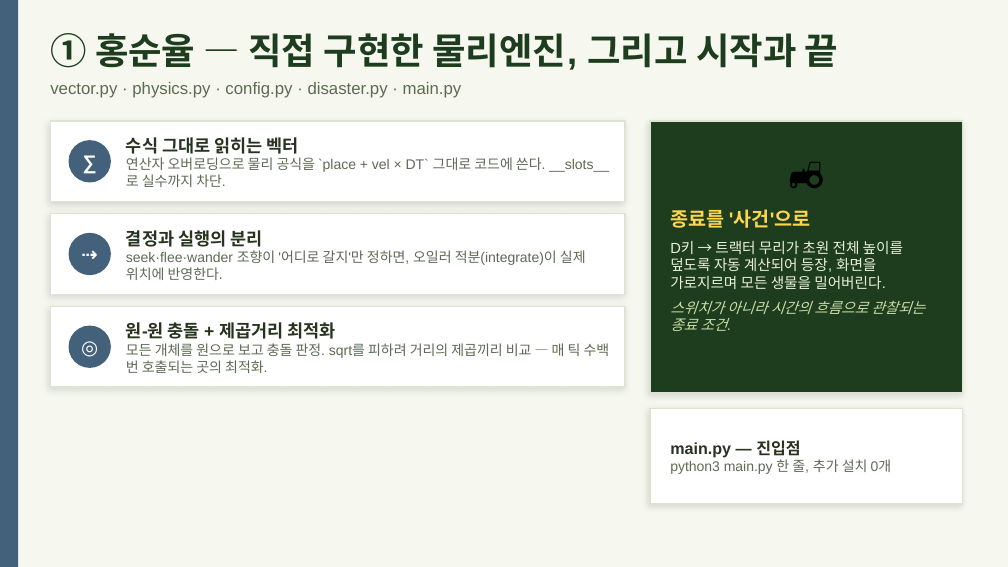
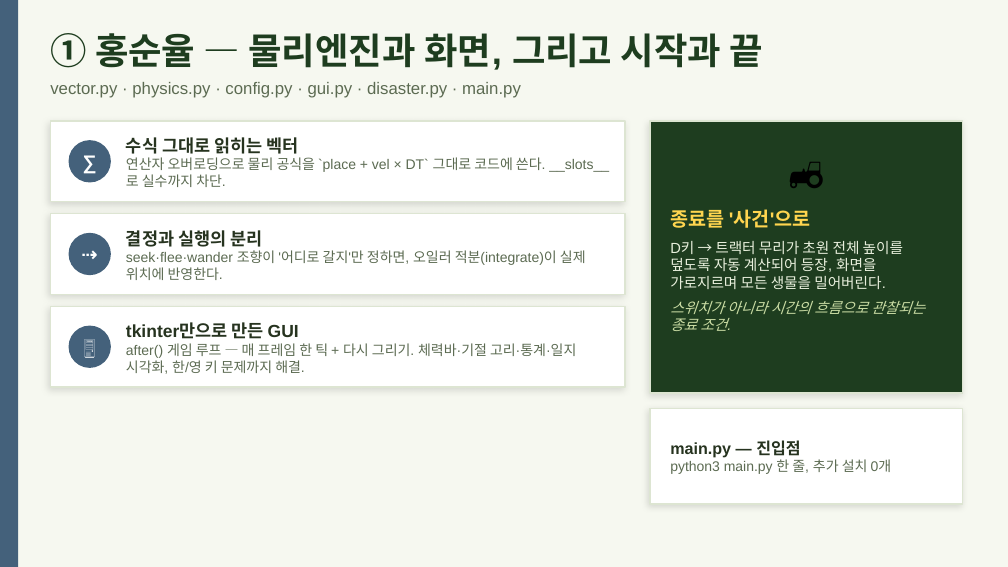
Before and after one commit to SSHSProject/-1-, a slide deck: slide 5 of 발표준비/발표자료_초원생태계.pptx. Drawn at 1008x567 pixels with LibreOffice and Linux fonts; fonts in the diff are those of the drawing. Boxes give left, top, right and bottom in pixels: in the first picture for what was removed or moved away, otherwise in the second. Text is boxed around its words. In the diff, an @@ line names an element or a change of style, - is before the commit and + after.

```diff
--- a/발표준비/발표자료_초원생태계.pptx
+++ b/발표준비/발표자료_초원생태계.pptx
@@ text at box(50, 33, 762, 70): text changed @@
-① 홍순율 — 직접 구현한 물리엔진, 그리고 시작과 끝
+① 홍순율 — 물리엔진과 화면, 그리고 시작과 끝
@@ text at box(50, 82, 521, 98): text changed @@
-vector.py · physics.py · config.py · disaster.py · main.py
+vector.py · physics.py · config.py · gui.py · disaster.py · main.py
@@ text at box(69, 326, 111, 368): text changed @@
-◎
+🖥
@@ text at box(126, 322, 576, 374): text changed @@
-원-원 충돌 + 제곱거리 최적화
-모든 개체를 원으로 보고 충돌 판정. sqrt를 피하려 거리의 제곱끼리 비교 — 매 틱 수백 번 호출되는 곳의 최적화.
+tkinter만으로 만든 GUI
+after() 게임 루프 — 매 프레임 한 틱 + 다시 그리기. 체력바·기절 고리·통계·일지 시각화, 한/영 키 문제까지 해결.
```
Also in this commit, not shown: 2 other slides changed, 3 other files.
